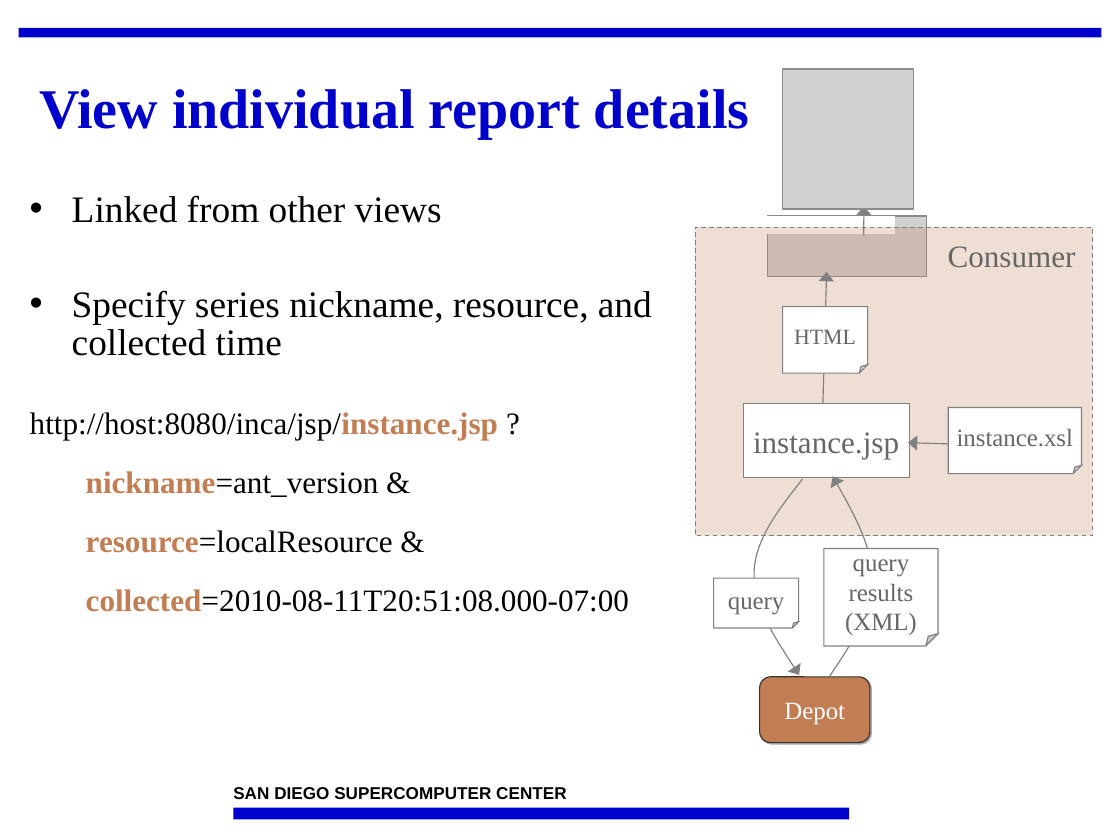
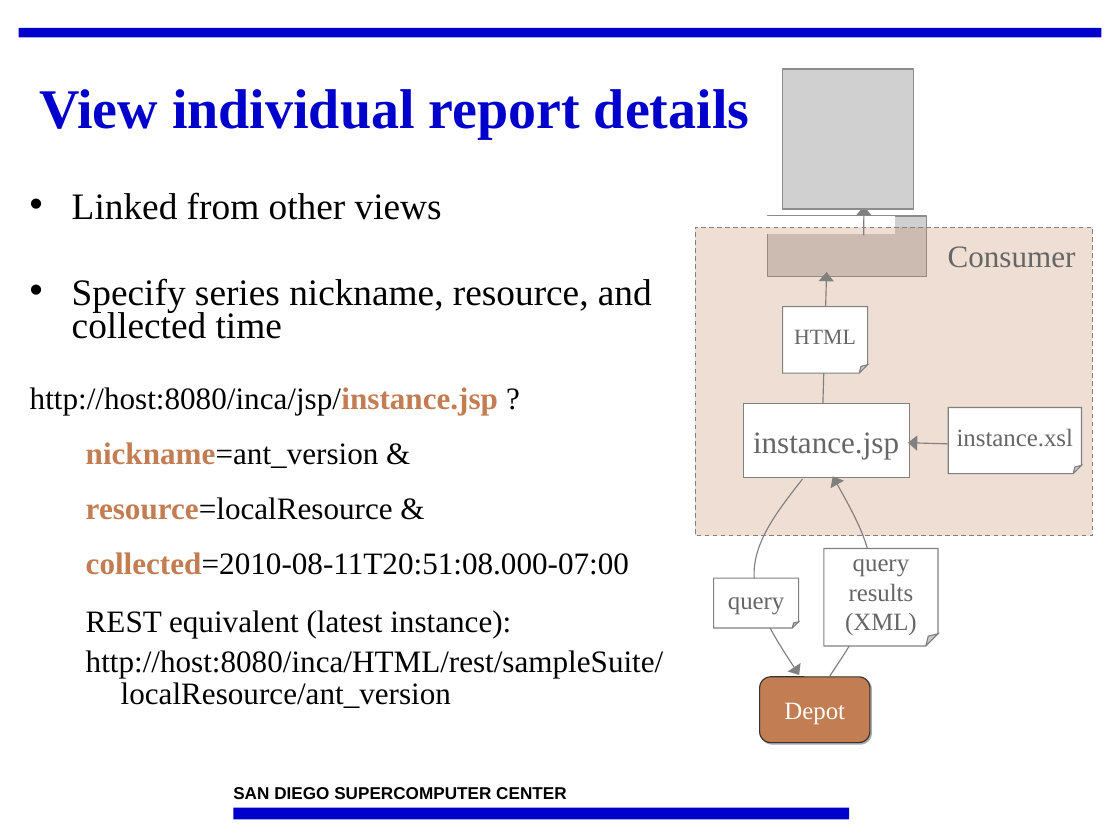
Before and after one commit to IncaProject/inca-xsede, a slide deck: slide 12 of talks/2010/2010workshop/consumer.ppt. Drawn at 1120x840 pixels with LibreOffice and Linux fonts; fonts in the diff are those of the drawing; grey boxes stand for pictures; background and template pictures are left out. Boxes give left, top, right and bottom in pixels: in the first picture for what was removed or moved away, otherwise in the second. Text is boxed around its words. In the diff, an @@ line names an element or a change of style, - is before the commit and + after.

```diff
--- a/talks/2010/2010workshop/consumer.ppt
+++ b/talks/2010/2010workshop/consumer.ppt
@@ text at box(30, 192, 652, 575): line spacing 0.85 to 0.75 @@
@@ text at box(86, 610, 664, 708): paragraphs added @@
+  REST equivalent (latest instance):
+  http://host:8080/inca/HTML/rest/sampleSuite/localResource/ant_version
```
Also in this commit, not shown: 6 other slides changed, 1 slide added.
